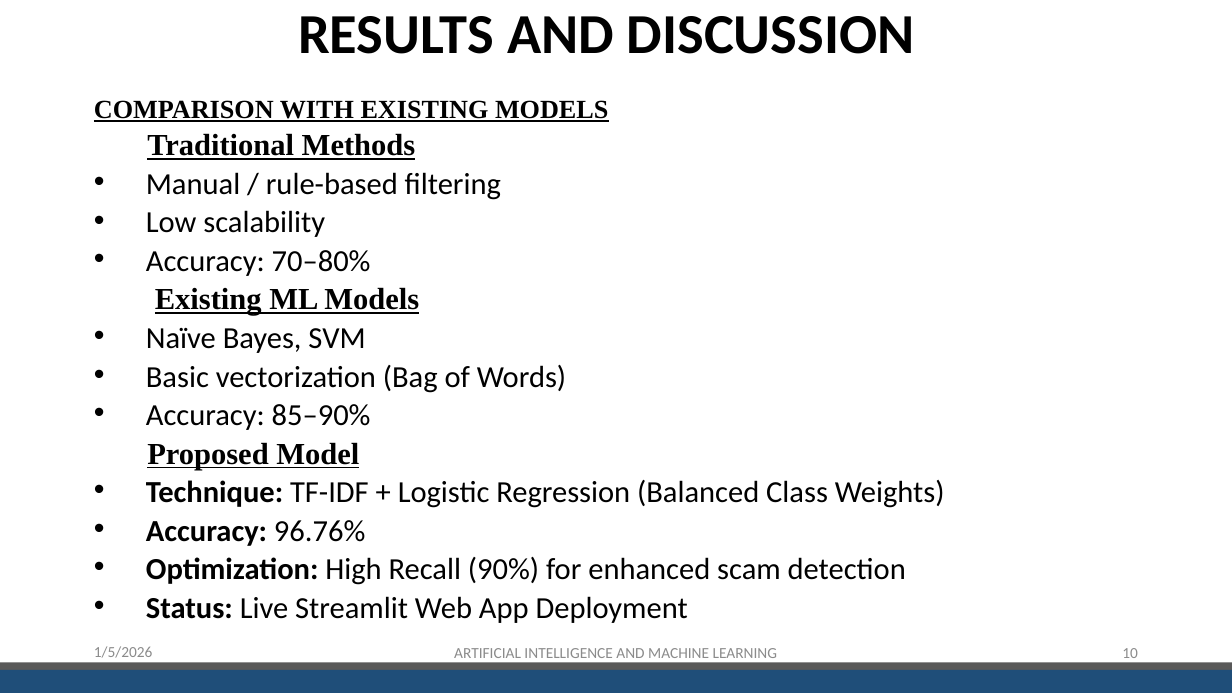
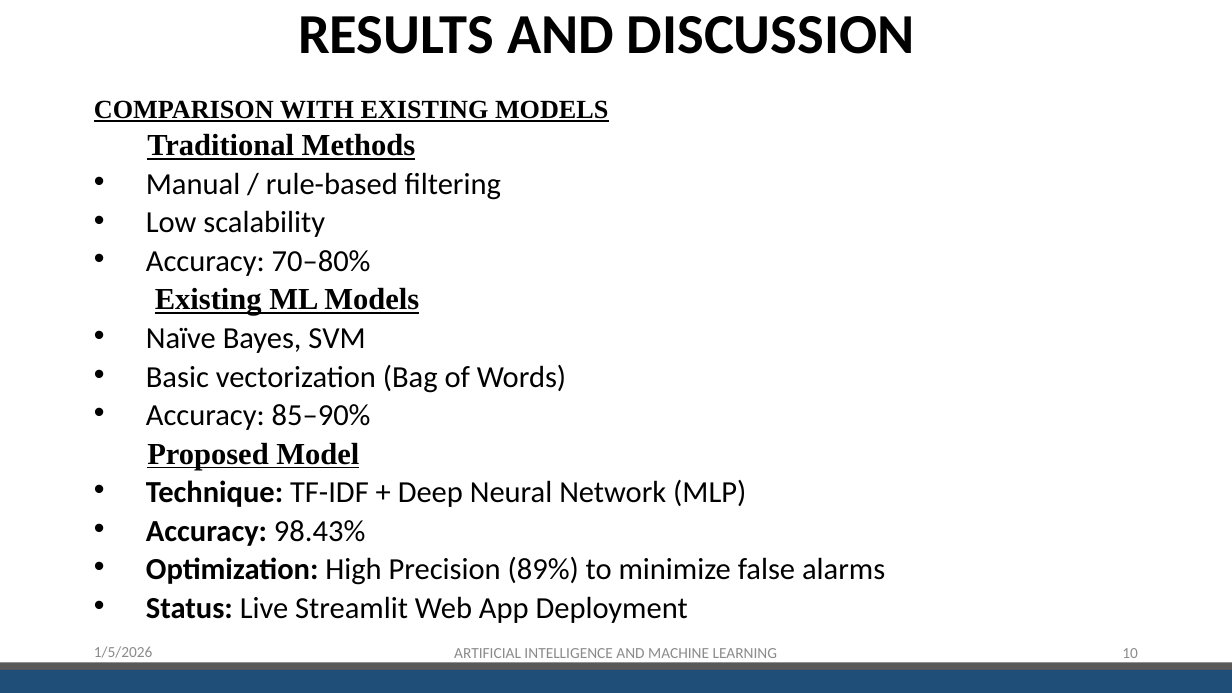
Before and after one commit to RajeevRayagada/fake-job-detection, a slide deck: slide 10 of SecondReview.pptx. Drawn at 1232x693 pixels with LibreOffice and Linux fonts; fonts in the diff are those of the drawing; background and template pictures are left out. Boxes give left, top, right and bottom in pixels: in the first picture for what was removed or moved away, otherwise in the second. Text is boxed around its words. In the diff, an @@ line names an element or a change of style, - is before the commit and + after.

Commit message:
Upgrade to V3.0: Migrated from SVM to MLP (Deep Neural Network) | 98.43% Accuracy

```diff
--- a/SecondReview.pptx
+++ b/SecondReview.pptx
@@ text at bbox=[146, 480, 885, 585]: text changed @@
-• Technique: TF-IDF + Logistic Regression (Balanced Class Weights)
-• Accuracy: 96.76%
-• Optimization: High Recall (90%) for enhanced scam detection
+• Technique: TF-IDF + Deep Neural Network (MLP)
+• Accuracy: 98.43%
+• Optimization: High Precision (89%) to minimize false alarms
```
Also in this commit, not shown: 5 other slides changed, 3 other files.
